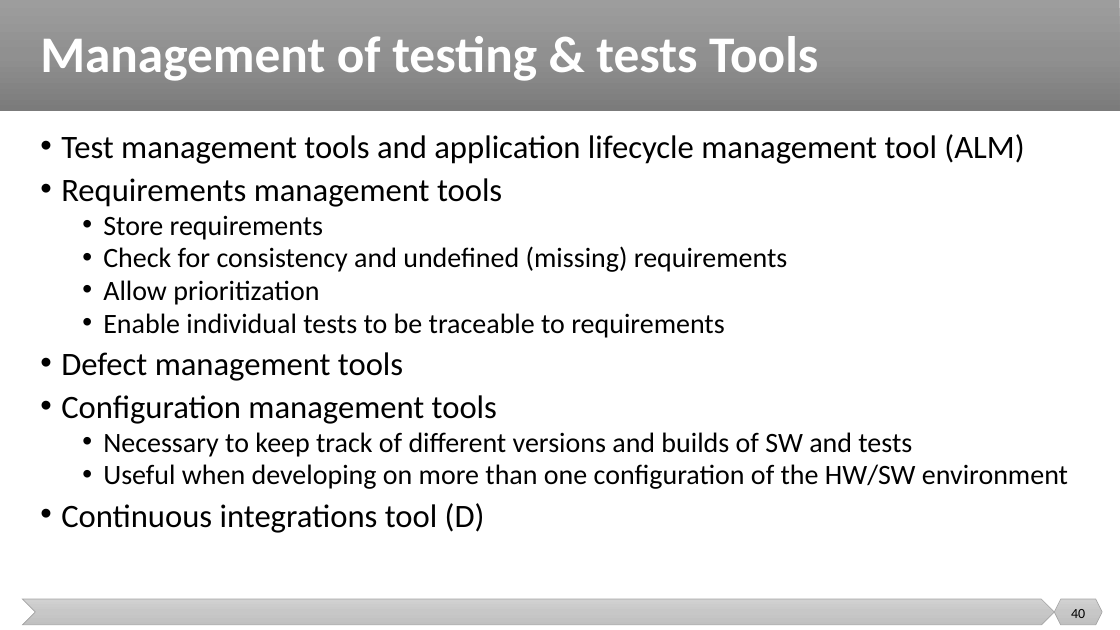
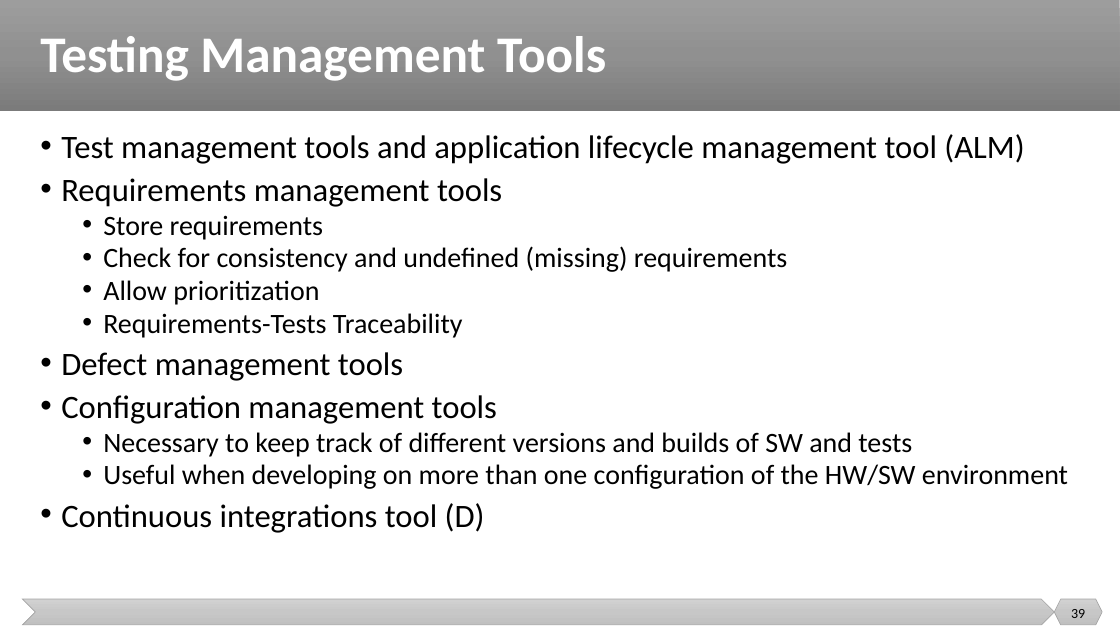
Before and after one commit to malenezi/malenezi, a slide deck: slide 39 of SE401/Lectures/9-Testing Metrics and Tools/Testing Metrics and Tools.pptx (slide 40 before the commit). Drawn at 1120x630 pixels with LibreOffice and Linux fonts; fonts in the diff are those of the drawing. Boxes give left, top, right and bottom in pixels: in the first picture for what was removed or moved away, otherwise in the second. Text is boxed around its words. In the diff, an @@ line names an element or a change of style, - is before the commit and + after.

```diff
--- a/SE401/Lectures/9-Testing Metrics and Tools/Testing Metrics and Tools.pptx
+++ b/SE401/Lectures/9-Testing Metrics and Tools/Testing Metrics and Tools.pptx
@@ title at (40,36,606,81): text changed @@
-Management of testing & tests Tools
+Testing Management Tools
@@ text at (103,313,463,338): text changed @@
-  • Enable individual tests to be traceable to requirements
+  • Requirements-Tests Traceability
@@ page number at (1071,609,1085,618): text changed @@
-40
+39
```
Also in this commit, not shown: 37 other slides changed, 6 slides added, 3 slides removed.
